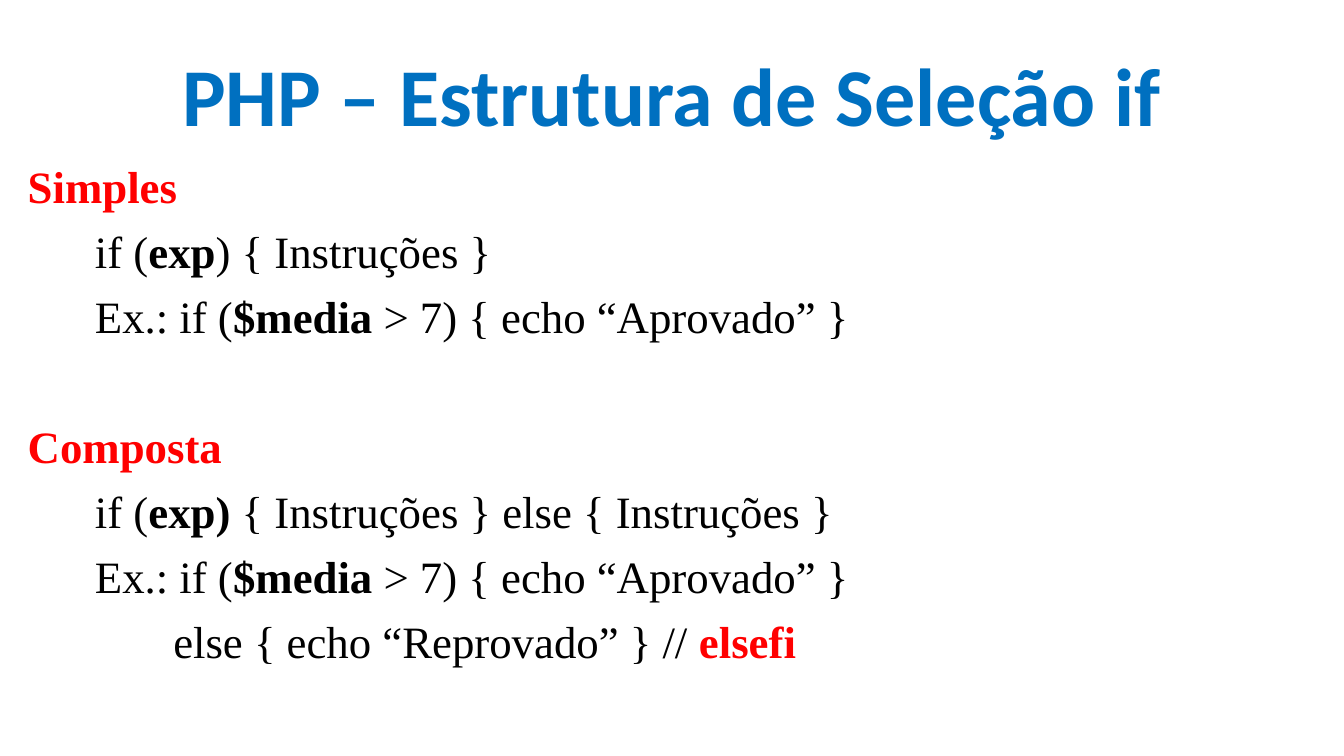
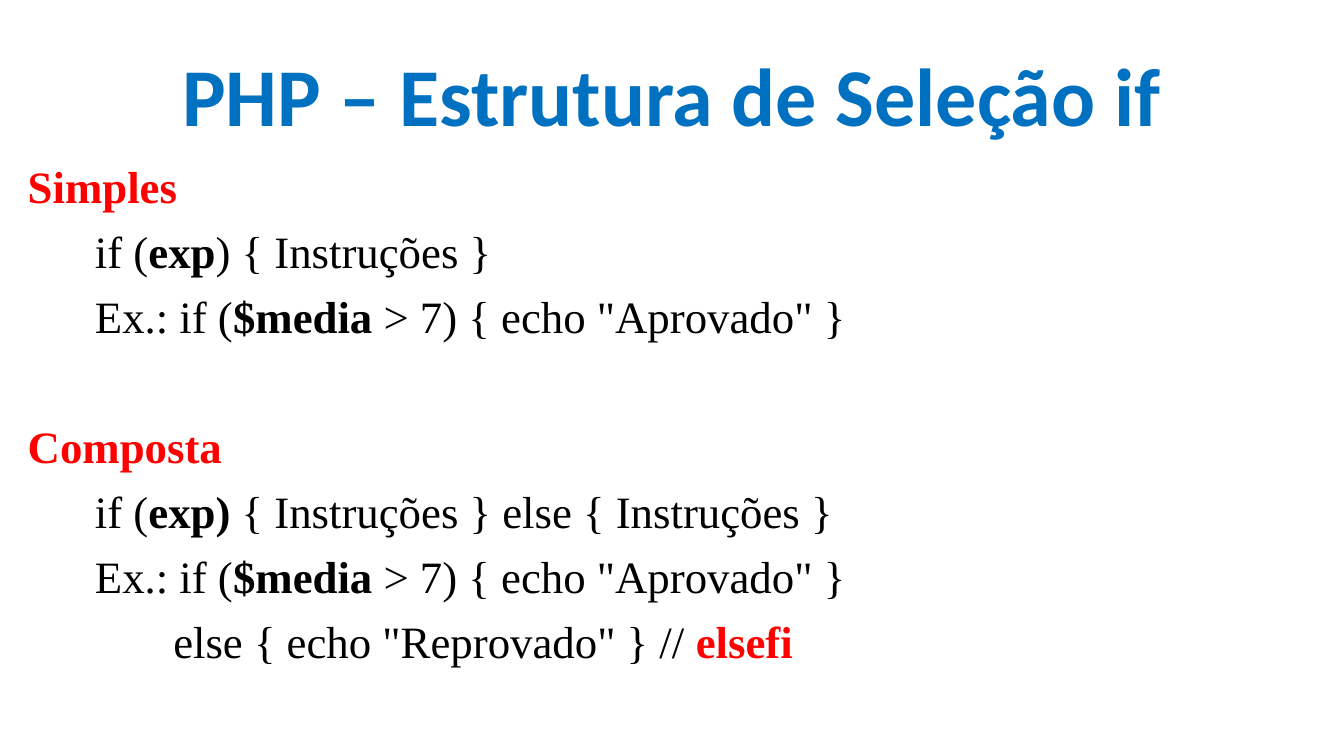
Before and after one commit to CloudEducationBrazil/WydenDesenvolvimentoWebPHP, a slide deck: slide 49 of 01 Classes/Aula 12 e 13 Desenvolvimento Web PHP - PHP.pptx. Drawn at 1344x756 pixels with LibreOffice and Linux fonts; fonts in the diff are those of the drawing; background and template pictures are left out. Boxes give left, top, right and bottom in pixels: in the first picture for what was removed or moved away, otherwise in the second. Text is boxed around its words. In the diff, an @@ line names an element or a change of style, - is before the commit and + after.

```diff
--- a/01 Classes/Aula 12 e 13 Desenvolvimento Web PHP - PHP.pptx
+++ b/01 Classes/Aula 12 e 13 Desenvolvimento Web PHP - PHP.pptx
@@ text at (95,300,813,343): text changed @@
-Ex.: if ($media > 7) { echo “Aprovado” }
+Ex.: if ($media > 7) { echo "Aprovado" }
@@ text at (95,560,813,668): text changed @@
-Ex.: if ($media > 7) { echo “Aprovado” }
-else { echo “Reprovado” } // elsefi
+Ex.: if ($media > 7) { echo "Aprovado" }
+else { echo "Reprovado" } // elsefi
```
Also in this commit, not shown: 36 other slides changed, 1 other file.
